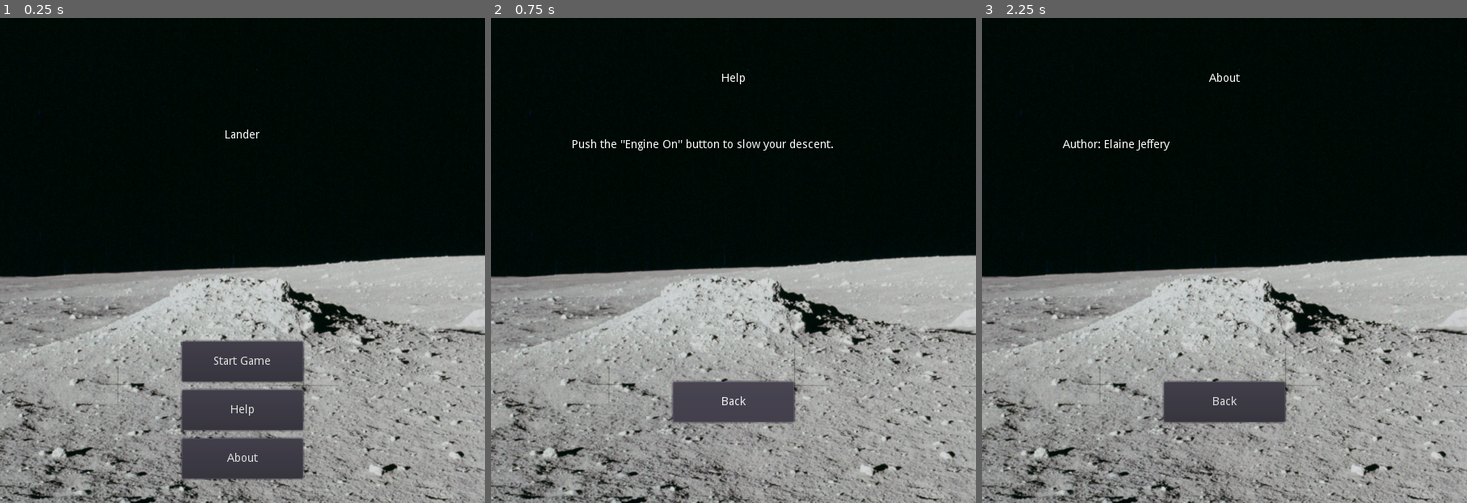
Above: before the commit, frames 1-3 (left to right).
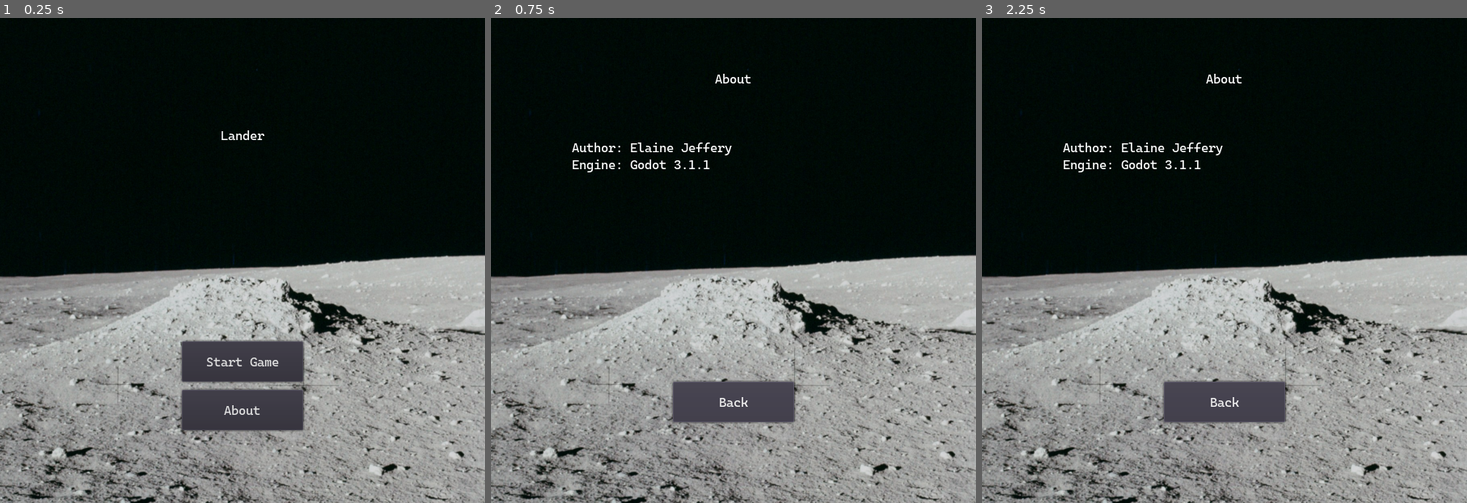
Above: after the commit, the same moments.

Repository: duwaar/lander-game
Game: Godot game, scene res://Main.tscn
Two runs of this game, one before a commit and one after it. Both use one fixed random seed, a clock stepped at 60 frames per second and the inputs below.
Inputs (mouse positions are in pixels of both pictures, inside the frame that each line leads up to):
- Up to frame 1 (0.25 s): no input
- Up to frame 2 (0.75 s): click (733, 410) at 0.5 s, where only the run before the commit has a clickable "Help"
- Up to frame 3 (2.25 s): click "Back" at 1.25 s; click "About" at 2 s

The runs differ from the first frame. In frame 1, 2.5% of the frame differs, in the area x 37-63%, y 23-96%; in frame 2, 0.9%; in frame 3, 0.7%.

Commit message:
Misc changes.

Diff:
--- a/ControlPanel.gd
+++ b/ControlPanel.gd
@@ -13,9 +13,6 @@
 	$Terminal.clear()
 	$Terminal.print_line("LanderOS v27.4.0 read-only mode:")
 
-func log_base(b, x):
-	return log(x) / log(b)
-
 func landed():
 	display_landed()
 
@@ -23,9 +20,8 @@
 	display_crashed()
 
 func gauge_altitude(altitude):
-	var max_abs_altitude = 10000
-	var log_altitude = log(clamp(altitude, 0, max_abs_altitude) + 1)
-	$Altimeter.set_gauge(log_altitude / log(max_abs_altitude))
+	var max_abs_altitude = 4000
+	$Altimeter.set_gauge(clamp(altitude, 0, max_abs_altitude) / max_abs_altitude)
 
 func gauge_velocity(velocity):
 	var max_speed = 50
--- a/ControlPanel.tscn
+++ b/ControlPanel.tscn
@@ -1,19 +1,23 @@
-[gd_scene load_steps=10 format=2]
+[gd_scene load_steps=13 format=2]
 
 [ext_resource path="res://ControlPanel.gd" type="Script" id=1]
 [ext_resource path="res://Terminal.gd" type="Script" id=2]
-[ext_resource path="res://terminal_bg.png" type="Texture" id=3]
-[ext_resource path="res://panel_bg.png" type="Texture" id=4]
-[ext_resource path="res://EngineLight.gd" type="Script" id=5]
-[ext_resource path="res://engine_off_light.png" type="Texture" id=6]
-[ext_resource path="res://engine_on_light.png" type="Texture" id=7]
-[ext_resource path="res://engine_light_ring.png" type="Texture" id=8]
-[ext_resource path="res://Gauge.tscn" type="PackedScene" id=9]
+[ext_resource path="res://Cascadia.tres" type="DynamicFont" id=3]
+[ext_resource path="res://terminal_bg.png" type="Texture" id=4]
+[ext_resource path="res://panel_bg.png" type="Texture" id=5]
+[ext_resource path="res://EngineLight.gd" type="Script" id=6]
+[ext_resource path="res://engine_off_light.png" type="Texture" id=7]
+[ext_resource path="res://engine_on_light.png" type="Texture" id=8]
+[ext_resource path="res://engine_light_ring.png" type="Texture" id=9]
+[ext_resource path="res://Gauge.tscn" type="PackedScene" id=10]
+[ext_resource path="res://post_it_note.png" type="Texture" id=11]
+[ext_resource path="res://ArchitectsDaughter.tres" type="DynamicFont" id=12]
 
 [node name="ControlPanel" type="Node2D"]
 script = ExtResource( 1 )
 
 [node name="Terminal" type="Node2D" parent="."]
+editor/display_folded = true
 position = Vector2( 15, 315 )
 script = ExtResource( 2 )
 
@@ -23,6 +27,8 @@
 margin_right = 550.0
 margin_bottom = 250.0
 rect_clip_content = false
+custom_fonts/mono_font = ExtResource( 3 )
+custom_fonts/normal_font = ExtResource( 3 )
 text = "foobar, goo
 nothing much
 lorem ipsum"
@@ -31,55 +37,57 @@
 [node name="TerminalBG" type="Sprite" parent="Terminal"]
 scale = Vector2( 1, 0.9 )
 z_index = -1
-texture = ExtResource( 3 )
+texture = ExtResource( 4 )
 centered = false
 
 [node name="PanelBG" type="Sprite" parent="."]
 z_index = -2
-texture = ExtResource( 4 )
+texture = ExtResource( 5 )
 centered = false
 
 [node name="EngineLight" type="Node2D" parent="."]
 editor/display_folded = true
 position = Vector2( 65, 45 )
-script = ExtResource( 5 )
+script = ExtResource( 6 )
 
 [node name="LightSprites" type="Node2D" parent="EngineLight"]
 editor/display_folded = true
 position = Vector2( 10, 20 )
 
 [node name="EngineLightOff" type="Sprite" parent="EngineLight/LightSprites"]
-texture = ExtResource( 6 )
+texture = ExtResource( 7 )
 centered = false
 
 [node name="EngineLightOn" type="Sprite" parent="EngineLight/LightSprites"]
-texture = ExtResource( 7 )
+texture = ExtResource( 8 )
 centered = false
 
 [node name="EngineLightRing" type="Sprite" parent="EngineLight/LightSprites"]
-texture = ExtResource( 8 )
+texture = ExtResource( 9 )
 centered = false
 
 [node name="LightLabel" type="Label" parent="EngineLight"]
-margin_right = 40.0
-margin_bottom = 14.0
+margin_left = -10.0
+margin_right = 80.0
+margin_bottom = 20.0
+custom_fonts/font = ExtResource( 3 )
 text = "Engines On"
 
-[node name="Altimeter" parent="." instance=ExtResource( 9 )]
+[node name="Altimeter" parent="." instance=ExtResource( 10 )]
 position = Vector2( 100, 280 )
 title_text = "Altitude"
-min_text = "10 km"
-mid_text = "300 km"
+min_text = "5 km"
+mid_text = "2.5 km"
 max_text = "0 km"
 
-[node name="Fuel" parent="." instance=ExtResource( 9 )]
+[node name="Fuel" parent="." instance=ExtResource( 10 )]
 position = Vector2( 300, 130 )
 title_text = "Fuel Level"
 min_text = "F"
 mid_text = "1/2"
 max_text = "E"
 
-[node name="Spedometer" parent="." instance=ExtResource( 9 )]
+[node name="Spedometer" parent="." instance=ExtResource( 10 )]
 position = Vector2( 300, 280 )
 title_text = "Velocity"
 min_text = "50 m/s"
@@ -91,6 +99,7 @@
 margin_top = 15.0
 margin_right = 585.0
 margin_bottom = 55.0
+custom_fonts/font = ExtResource( 3 )
 text = "Engine On"
 
 [node name="FuelButton" type="Button" parent="."]
@@ -98,6 +107,7 @@
 margin_top = 75.0
 margin_right = 585.0
 margin_bottom = 115.0
+custom_fonts/font = ExtResource( 3 )
 text = "Fuel Report"
 
 [node name="AltitudeButton" type="Button" parent="."]
@@ -105,6 +115,7 @@
 margin_top = 135.0
 margin_right = 585.0
 margin_bottom = 175.0
+custom_fonts/font = ExtResource( 3 )
 text = "Altitude Report"
 
 [node name="VelocityButton" type="Button" parent="."]
@@ -112,6 +123,7 @@
 margin_top = 195.0
 margin_right = 585.0
 margin_bottom = 235.0
+custom_fonts/font = ExtResource( 3 )
 text = "Velocity Report"
 
 [node name="TestButton" type="Button" parent="."]
@@ -119,7 +131,33 @@
 margin_top = 255.0
 margin_right = 585.0
 margin_bottom = 295.0
+custom_fonts/font = ExtResource( 3 )
 text = "OS Test"
+
+[node name="PostItNote" type="Node2D" parent="."]
+position = Vector2( 445.426, 323.88 )
+rotation = 0.261799
+
+[node name="PostItBG" type="Sprite" parent="PostItNote"]
+texture = ExtResource( 11 )
+centered = false
+
+[node name="PostItText" type="Label" parent="PostItNote"]
+margin_left = 12.0
+margin_top = 10.0
+margin_right = 191.0
+margin_bottom = 159.0
+rect_rotation = 5.0
+rect_scale = Vector2( 0.8, 0.8 )
+custom_fonts/font = ExtResource( 12 )
+custom_colors/font_color = Color( 0, 0, 0, 1 )
+custom_constants/line_spacing = -5
+text = "Notes to captain::
+-> safe landing
+velocity is -10 m/s
+or less
+-> pulse the engines
+to slow down"
 [connection signal="button_down" from="EngineButton" to="." method="_on_EngineButton_button_down"]
 [connection signal="button_up" from="EngineButton" to="." method="_on_EngineButton_button_up"]
 [connection signal="toggled" from="EngineButton" to="." method="_on_EngineButton_toggled"]
--- a/Gauge.tscn
+++ b/Gauge.tscn
@@ -1,8 +1,9 @@
-[gd_scene load_steps=4 format=2]
+[gd_scene load_steps=5 format=2]
 
 [ext_resource path="res://Gauge.gd" type="Script" id=1]
 [ext_resource path="res://gauge_back.png" type="Texture" id=2]
 [ext_resource path="res://gauge_needle.png" type="Texture" id=3]
+[ext_resource path="res://Cascadia.tres" type="DynamicFont" id=4]
 
 [node name="Gauge" type="Node2D"]
 script = ExtResource( 1 )
@@ -26,6 +27,7 @@
 grow_horizontal = 2
 grow_vertical = 0
 rect_rotation = -37.0
+custom_fonts/font = ExtResource( 4 )
 text = "min"
 align = 1
 
@@ -36,6 +38,7 @@
 margin_bottom = -101.0
 grow_horizontal = 2
 grow_vertical = 0
+custom_fonts/font = ExtResource( 4 )
 text = "mid"
 align = 1
 
@@ -47,6 +50,7 @@
 grow_horizontal = 2
 grow_vertical = 0
 rect_rotation = 37.0
+custom_fonts/font = ExtResource( 4 )
 text = "max"
 align = 1
 
@@ -55,5 +59,6 @@
 margin_top = 5.71315
 margin_right = 76.7148
 margin_bottom = 19.7132
+custom_fonts/font = ExtResource( 4 )
 text = "title"
 align = 1
--- a/InfoPage.gd
+++ b/InfoPage.gd
@@ -5,7 +5,7 @@
 
 export(Texture) var background = null setget set_bg
 export(String) var title = "title" setget set_title
-export(String) var body = "body" setget set_body
+export(String, MULTILINE) var body = "body" setget set_body
 
 func _ready():
 	$Background.texture = background
--- a/InfoPage.tscn
+++ b/InfoPage.tscn
@@ -1,6 +1,7 @@
-[gd_scene load_steps=2 format=2]
+[gd_scene load_steps=3 format=2]
 
 [ext_resource path="res://InfoPage.gd" type="Script" id=1]
+[ext_resource path="res://Cascadia.tres" type="DynamicFont" id=2]
 
 [node name="InfoPage" type="Node2D"]
 script = ExtResource( 1 )
@@ -13,6 +14,7 @@
 margin_top = 450.0
 margin_right = 375.0
 margin_bottom = 500.0
+custom_fonts/font = ExtResource( 2 )
 text = "Back"
 
 [node name="TitleLabel" type="Label" parent="."]
@@ -20,14 +22,16 @@
 margin_top = 50.0
 margin_right = 375.0
 margin_bottom = 100.0
+custom_fonts/font = ExtResource( 2 )
 text = "title"
 align = 1
 valign = 1
 
-[node name="BodyLabel" type="Label" parent="."]
+[node name="BodyLabel" type="RichTextLabel" parent="."]
 margin_left = 100.0
 margin_top = 150.0
 margin_right = 500.0
 margin_bottom = 400.0
+custom_fonts/normal_font = ExtResource( 2 )
 text = "body"
 [connection signal="button_up" from="MenuButton" to="." method="_on_MenuButton_button_up"]
--- a/LanderState.gd
+++ b/LanderState.gd
@@ -25,7 +25,7 @@
 		update_fuel(delta)
 
 func reset():
-	altitude = 1000
+	altitude = 3000
 	velocity = 0
 	flying = true
 
--- a/Main.gd
+++ b/Main.gd
@@ -6,7 +6,6 @@
 func _ready():
 	$Menu.visible = true
 	$ControlPanel.visible = false
-	$Help.visible = false
 	$About.visible = false
 
 func _process(delta):
@@ -17,7 +16,7 @@
 
 	if flying:
 		cmd_time_accumulator += delta
-		if cmd_time_accumulator >= 2:
+		if cmd_time_accumulator >= 5:
 			$ControlPanel.display_all(
 					$LanderState.altitude,
 					$LanderState.velocity,
@@ -61,10 +60,6 @@
 	$Menu.visible = false
 	$About.visible = true
 
-func _on_Menu_help():
-	$Menu.visible = false
-	$Help.visible = true
-
 func _on_Menu_start():
 	flying = true
 	$Menu.visible = false
--- a/Main.tscn
+++ b/Main.tscn
@@ -18,29 +18,27 @@
 
 [node name="Menu" parent="." instance=ExtResource( 4 )]
 
-[node name="Help" parent="." instance=ExtResource( 5 )]
-visible = false
-background = ExtResource( 6 )
-title = "Help"
-body = "Push the \"Engine On\" button to slow your descent."
-
 [node name="About" parent="." instance=ExtResource( 5 )]
 visible = false
 background = ExtResource( 6 )
 title = "About"
-body = "Author: Elaine Jeffery"
+body = "Author: Elaine Jeffery
+Engine: Godot 3.1.1
+"
 
 [node name="Crashed" parent="." instance=ExtResource( 5 )]
 visible = false
 background = ExtResource( 7 )
 title = "Crash"
-body = "You crashed the lander."
+body = "You crashed the lander.
+You died."
 
 [node name="Landed" parent="." instance=ExtResource( 5 )]
 visible = false
 background = ExtResource( 6 )
 title = "Landed"
-body = "Good work captain. You landed."
+body = "You landed.
+Good work captain."
 [connection signal="display_altitude" from="ControlPanel" to="." method="_on_ControlPanel_display_altitude"]
 [connection signal="display_fuel" from="ControlPanel" to="." method="_on_ControlPanel_display_fuel"]
 [connection signal="display_velocity" from="ControlPanel" to="." method="_on_ControlPanel_display_velocity"]
@@ -49,9 +47,7 @@
 [connection signal="crashed" from="LanderState" to="." method="_on_LanderState_crashed"]
 [connection signal="landed" from="LanderState" to="." method="_on_LanderState_landed"]
 [connection signal="about" from="Menu" to="." method="_on_Menu_about"]
-[connection signal="help" from="Menu" to="." method="_on_Menu_help"]
 [connection signal="start" from="Menu" to="." method="_on_Menu_start"]
-[connection signal="main_menu" from="Help" to="." method="_on_Help_main_menu"]
 [connection signal="main_menu" from="About" to="." method="_on_About_main_menu"]
 [connection signal="main_menu" from="Crashed" to="." method="_on_Crashed_main_menu"]
 [connection signal="main_menu" from="Landed" to="." method="_on_Landed_main_menu"]
--- a/Menu.gd
+++ b/Menu.gd
@@ -1,16 +1,10 @@
 extends Node2D
 
-
 signal start
-signal help
 signal about
-
 
 func _on_StartButton_button_up():
 	emit_signal("start")
 
-func _on_HelpButton_button_up():
-	emit_signal("help")
-
 func _on_AboutButton_button_up():
 	emit_signal("about")
--- a/Menu.tscn
+++ b/Menu.tscn
@@ -1,7 +1,8 @@
-[gd_scene load_steps=3 format=2]
+[gd_scene load_steps=4 format=2]
 
 [ext_resource path="res://Menu.gd" type="Script" id=1]
 [ext_resource path="res://moon_bg.png" type="Texture" id=2]
+[ext_resource path="res://Cascadia.tres" type="DynamicFont" id=3]
 
 [node name="Menu" type="Node2D"]
 script = ExtResource( 1 )
@@ -15,20 +16,15 @@
 margin_top = 400.0
 margin_right = 375.0
 margin_bottom = 450.0
+custom_fonts/font = ExtResource( 3 )
 text = "Start Game"
 
-[node name="HelpButton" type="Button" parent="."]
+[node name="AboutButton" type="Button" parent="."]
 margin_left = 225.0
 margin_top = 460.0
 margin_right = 375.0
 margin_bottom = 510.0
-text = "Help"
-
-[node name="AboutButton" type="Button" parent="."]
-margin_left = 225.0
-margin_top = 520.0
-margin_right = 375.0
-margin_bottom = 570.0
+custom_fonts/font = ExtResource( 3 )
 text = "About"
 
 [node name="TitleLabel" type="Label" parent="."]
@@ -36,9 +32,9 @@
 margin_top = 120.0
 margin_right = 375.0
 margin_bottom = 170.0
+custom_fonts/font = ExtResource( 3 )
 text = "Lander"
 align = 1
 valign = 1
 [connection signal="button_up" from="StartButton" to="." method="_on_StartButton_button_up"]
-[connection signal="button_up" from="HelpButton" to="." method="_on_HelpButton_button_up"]
 [connection signal="button_up" from="AboutButton" to="." method="_on_AboutButton_button_up"]
Not shown, added: SIL Open Font License.txt
Not shown, changed: export_presets.cfg
Binary file changed: gauge_needle.png
Not shown, changed: gauge_needle.xcf
Not shown, added: lander.exe
Not shown, changed: lander.pck
